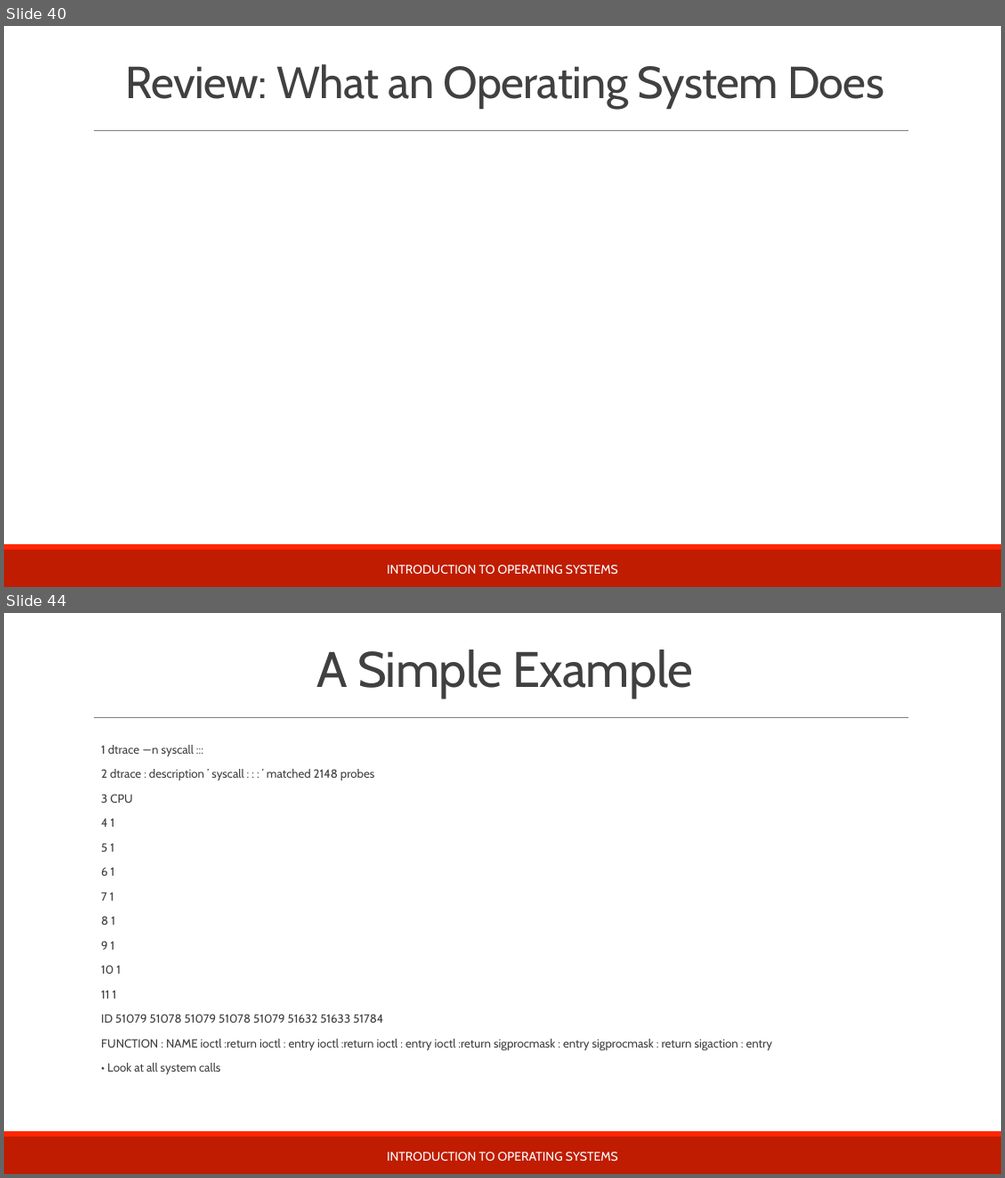
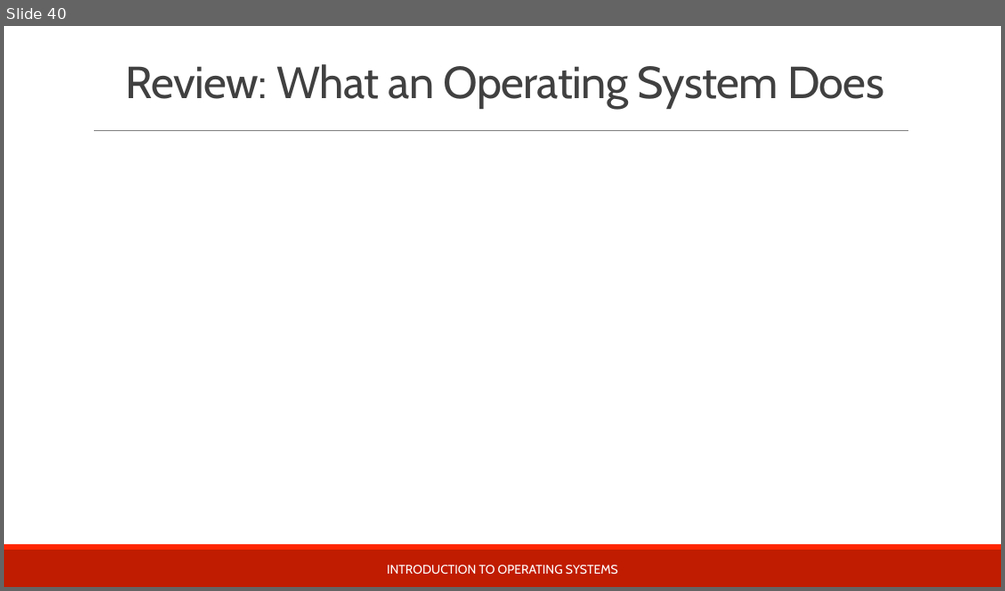
Before and after one commit to teachbsd/course, a slide deck: undergraduate/lectures/introduction.pptx. Shown one above the other, each under a label of ours: slides 40 and 44 before the commit, slide 40 after it; the slides between them are not shown. The pictures are 1005x1178 and 1005x591 pixels, drawn with LibreOffice and Linux fonts; fonts in the diff are those of the drawing; background and template pictures are left out. Boxes give left, top, right and bottom in pixels: in the first picture for what was removed or moved away, otherwise in the second. Text is boxed around its words. In the diff, an @@ line names an element or a change of style, - is before the commit and + after.

Commit message:
Move debugging and tracing slides to their own presentation. Add a new section on Kernel Services which will encompass system calls

```diff
--- a/undergraduate/lectures/introduction.pptx
+++ b/undergraduate/lectures/introduction.pptx
@@ slide 44 removed at [4, 613, 1001, 1174], background #FFFFFF; not listed: 3 template elements that a slide beside it also shows @@
@@ title removed at [316, 649, 693, 698] @@
-A Simple Example
@@ text removed at [101, 745, 773, 1074] @@
-  1 dtrace −n syscall :::
-  2 dtrace : description ’ syscall : : : ’ matched 2148 probes
-  3 CPU
-  4 1
-  5 1
-  6 1
-  7 1
-  8 1
-  9 1
-  10 1
-  11 1
-  ID 51079 51078 51079 51078 51079 51632 51633 51784
-  FUNCTION : NAME ioctl :return ioctl : entry ioctl :return ioctl : entry ioctl :return sigprocmask : entry sigprocmask : return sigaction : entry
-  • Look at all system calls
@@ text removed at [387, 1151, 618, 1161] @@
-INTRODUCTION TO OPERATING SYSTEMS
```
Also in this commit, not shown: 26 other slides removed, 2 other files.
